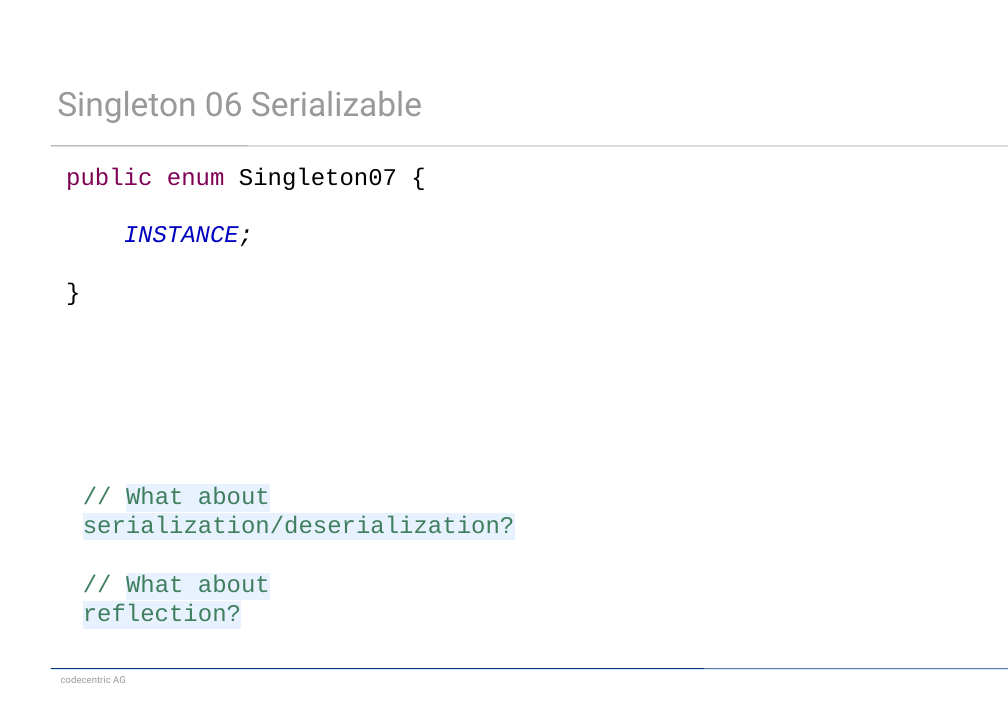
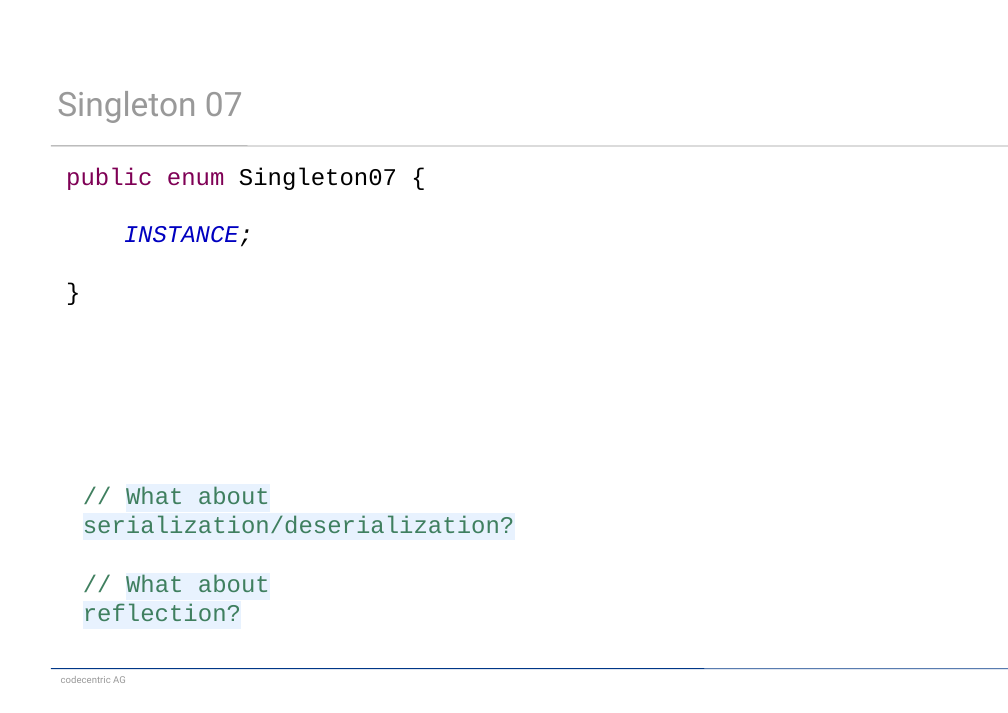
Before and after one commit to dzamurovic/meetup_singleton, a slide deck: slide 11 of meetup.pptx. Drawn at 1008x713 pixels with LibreOffice and Linux fonts; fonts in the diff are those of the drawing. Boxes give left, top, right and bottom in pixels: in the first picture for what was removed or moved away, otherwise in the second. Text is boxed around its words. In the diff, an @@ line names an element or a change of style, - is before the commit and + after.

```diff
--- a/meetup.pptx
+++ b/meetup.pptx
@@ title at (57, 91, 243, 123): text changed @@
-Singleton 06 Serializable
+Singleton 07
```
Also in this commit, not shown: 3 other slides changed, 2 slides added.
